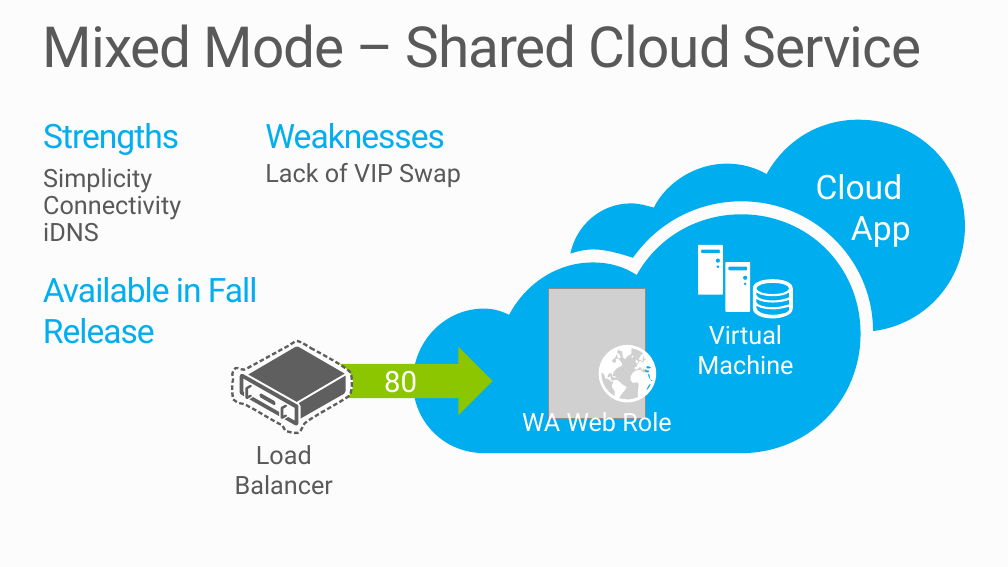
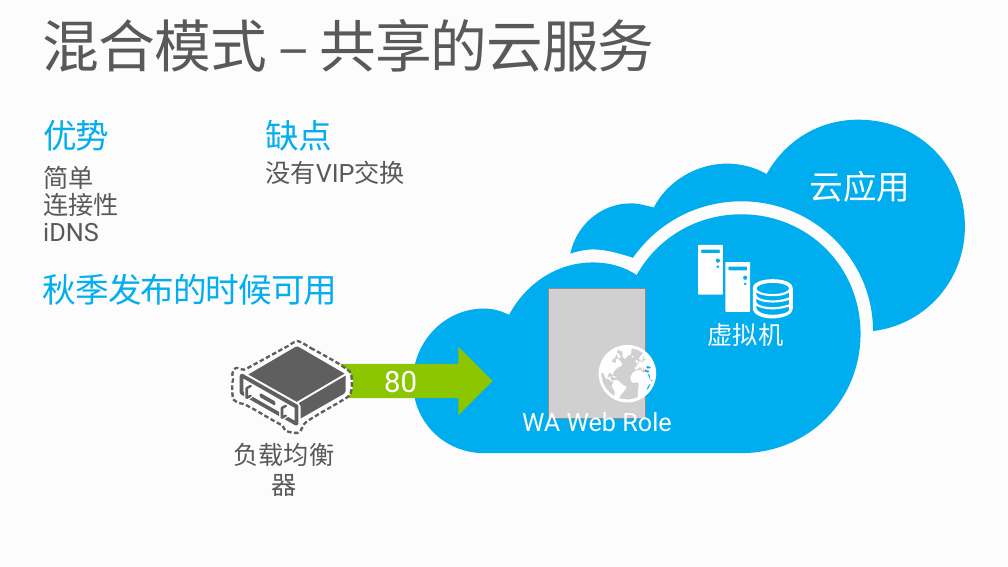
Before and after one commit to shaoshengyong/PRESENTATION-BuildingAppsWithIaaSAndPaaS, a slide deck: slide 13 of BuildingAppsWithIaaSAndPaaS.pptx. Drawn at 1008x567 pixels with LibreOffice and Linux fonts; fonts in the diff are those of the drawing; grey boxes stand for pictures; background and template pictures are left out. Boxes give left, top, right and bottom in pixels: in the first picture for what was removed or moved away, otherwise in the second. Text is boxed around its words. In the diff, an @@ line names an element or a change of style, - is before the commit and + after.

```diff
--- a/BuildingAppsWithIaaSAndPaaS.pptx
+++ b/BuildingAppsWithIaaSAndPaaS.pptx
@@ title at (x1=43, y1=19, x2=654, y2=72): text changed @@
-Mixed Mode – Shared Cloud Service
+混合模式 – 共享的云服务
@@ text at (x1=43, y1=120, x2=119, y2=216): text changed @@
-Strengths
-  Simplicity
-  Connectivity
+优势
+  简单
+  连接性
@@ text at (x1=265, y1=120, x2=405, y2=184): text changed @@
-Weaknesses
-Lack of VIP Swap
+缺点
+没有VIP交换
@@ text at (x1=810, y1=171, x2=911, y2=202): text changed @@
-Cloud
-App
+云应用
@@ text at (x1=43, y1=274, x2=338, y2=305): text changed @@
-Available in Fall Release
+秋季发布的时候可用
@@ text at (x1=708, y1=318, x2=784, y2=346): text changed @@
-Virtual Machine
+虚拟机
@@ text at (x1=233, y1=443, x2=334, y2=496): text changed @@
-Load Balancer
+负载均衡器
```
Also in this commit, not shown: 13 other slides changed, 5 slides added, 5 slides removed, 1 other file.
